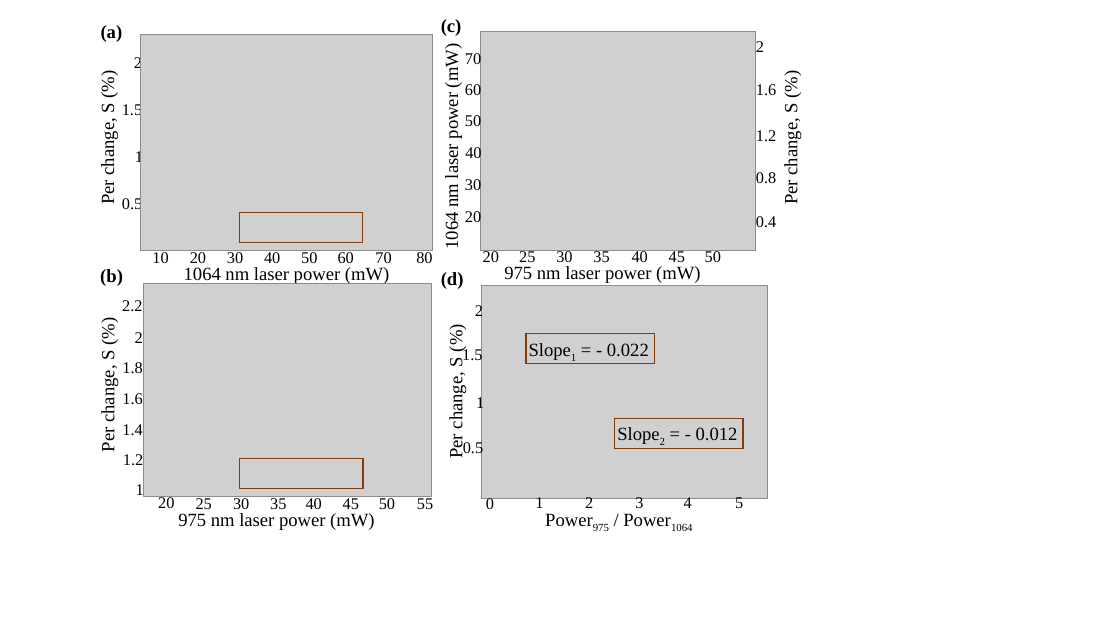
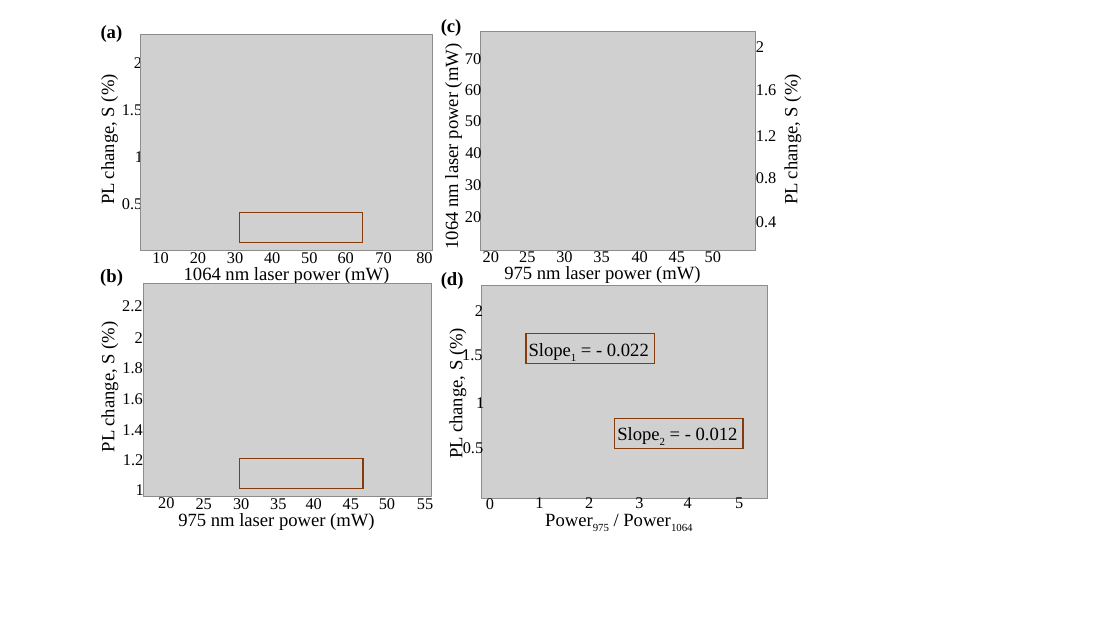
Before and after one commit to ghoshatanu857/NaBiF4_PL_analysis, a slide deck: slide 15 of NaBiF4_PL_analysis/pulse_sequence.pptx (slide 13 before the commit). Drawn at 1120x630 pixels with LibreOffice and Linux fonts; fonts in the diff are those of the drawing; grey boxes stand for pictures. Boxes give left, top, right and bottom in pixels: in the first picture for what was removed or moved away, otherwise in the second. Text is boxed around its words. In the diff, an @@ line names an element or a change of style, - is before the commit and + after.

```diff
--- a/NaBiF4_PL_analysis/pulse_sequence.pptx
+++ b/NaBiF4_PL_analysis/pulse_sequence.pptx
@@ text at <box>97,108,118,204</box>: text changed @@
-Per change, S (%)
+PL change, S (%)
@@ text at <box>781,108,802,204</box>: text changed @@
-Per change, S (%)
+PL change, S (%)
@@ text at <box>98,355,119,452</box>: text changed @@
-Per change, S (%)
+PL change, S (%)
@@ text at <box>446,362,467,458</box>: text changed @@
-Per change, S (%)
+PL change, S (%)
```
Also in this commit, not shown: 5 other slides changed, 2 slides added, 13 other files.
